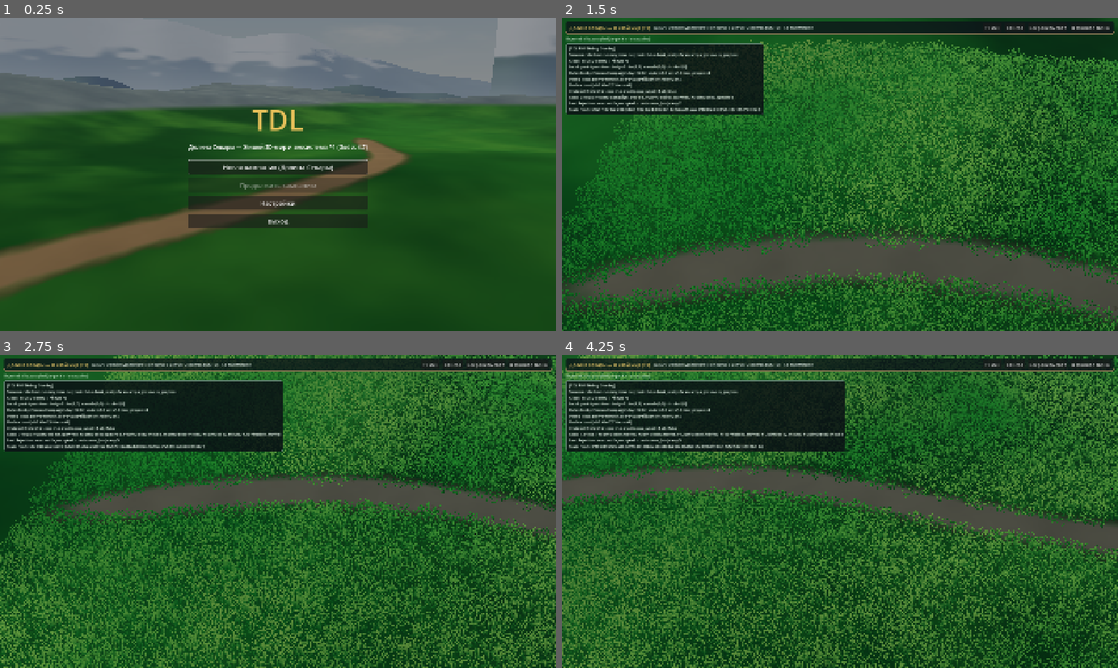
Above: before the commit, frames 1-4 (two rows, left to right).
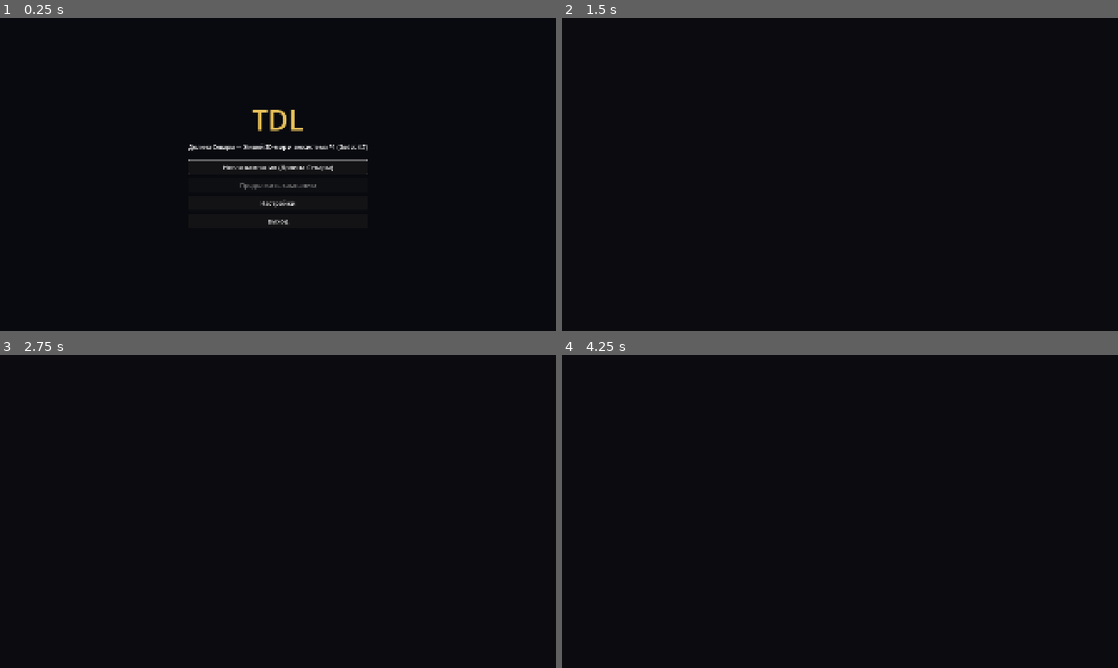
Above: after the commit, the same moments.

Repository: PandaGarry/TDL
Game: Godot game, scene res://scenes/main/main.tscn
Same seed, same stepped clock (60 frames per second), same inputs: the game is played once before the commit and once after it.
Inputs (mouse positions are in pixels of both pictures, inside the frame that each line leads up to):
- Up to frame 1 (0.25 s): no input
- Up to frame 2 (1.5 s): click "Новая кампания (Долина Севары)" at 0.5 s; tap Enter at 1.25 s; move the mouse to (962, 158) at 1.27 s; hold D (move_right) from 1.28 s (still down); tap F (assist_or_talk) at 1.35 s; click (962, 158) at 1.42 s
- Up to frame 3 (2.75 s): move the mouse to (166, 527) at 2.02 s; release D (move_right) at 2.03 s; hold S (move_down) from 2.03 s (still down); tap B (build_or_repair) at 2.1 s
- Up to frame 4 (4.25 s): move the mouse to (895, 442) at 2.77 s; release S (move_down) at 2.78 s; hold D (move_right) 2.78-3.53 s; tap G (carry_toggle) at 2.85 s; move the mouse to (812, 574) at 3.52 s; hold Tab (group_command) from 3.53 s (still down); tap X (collect_sample) at 3.6 s; click (812, 574) at 3.67 s

The runs differ from the first frame. In frame 1, 99% of the frame differs, in the area x 0-100%, y 0-100%; in frame 2, 92%; in frame 3, 90%; in frame 4, 90%.
Error after the commit: Parse Error: Function "_rebuild_ecology_and_flora()" not found in base self. (res://scripts/presentation/world3d/sevara_world_3d.gd:123)

Commit message:
fix(art3d): fix mountain ring seam, align path turf border & build meadow in main menu
Co-authored-by: arena-agent <297053741+arena-agent@users.noreply.github.com>

Diff:
--- a/assets/shaders/sevara_mountains_3d.gdshader
+++ b/assets/shaders/sevara_mountains_3d.gdshader
@@ -48,10 +48,10 @@
 }
 
 float ridge_profile(float a) {
-	float u = a / 6.2831853;
-	float n = noise1d(u * 7.0 + seed * 13.0) * 0.58;
-	n += noise1d(u * 19.0 + seed * 31.0) * 0.28;
-	n += noise1d(u * 43.0 + seed * 57.0) * 0.14;
+	vec2 dir = vec2(cos(a), sin(a));
+	float n = noise2d(dir * 2.2 + vec2(seed * 13.0, seed * 7.0)) * 0.58;
+	n += noise2d(dir * 5.4 + vec2(seed * 31.0, seed * 19.0)) * 0.28;
+	n += noise2d(dir * 11.5 + vec2(seed * 57.0, seed * 41.0)) * 0.14;
 	n = smoothstep(0.22, 0.84, n);
 	return 0.22 + pow(n, 1.45) * 0.78;
 }
@@ -59,10 +59,11 @@
 void vertex() {
 	float a = VERTEX.x;
 	float t = VERTEX.y;
+	vec2 dir = vec2(cos(a), sin(a));
 	float r = ridge_profile(a);
 	float r_next = ridge_profile(a + 0.025);
 	float dr_da = (r_next - r) / 0.025;
-	float jag = noise1d(a * 11.0 + t * 4.5 + seed * 19.0) - 0.5;
+	float jag = noise2d(dir * 3.8 + vec2(t * 4.5 + seed * 19.0, seed * 11.0)) - 0.5;
 	float h = t * height * r;
 	float rad = radius + (t - 0.25) * height * 1.35 * (0.72 + jag * 0.65);
 	VERTEX = vec3(cos(a) * rad, h - 12.0 + jag * t * height * 0.08, sin(a) * rad);
--- a/assets/shaders/sevara_terrain_3d.gdshader
+++ b/assets/shaders/sevara_terrain_3d.gdshader
@@ -68,15 +68,15 @@
 	vec3 col = meadow_ground_palette(xz);
 	col *= (1.0 + soft_grain * 0.035);
 
-	// 2. Gentle warm earthen footpath (calm, soft clay-ochre with subtle darker border)
+	// 2. Gentle warm earthen footpath (restricted to the inner core so grass borders sit on green turf)
 	float w_path = clamp(v_path_and_wet.x, 0.0, 1.0);
 	if (w_path > 0.01) {
-		float edge_noise = (fbm(xz * 0.45) - 0.5) * 0.18;
-		float path_mask = smoothstep(0.18, 0.62, w_path + edge_noise);
-		float border_band = smoothstep(0.12, 0.32, w_path + edge_noise) * (1.0 - smoothstep(0.32, 0.58, w_path + edge_noise));
-		vec3 path_center = vec3(0.45, 0.36, 0.26) * (1.0 + soft_grain * 0.04);
-		vec3 path_border = vec3(0.32, 0.26, 0.18);
-		col = mix(col, path_border, border_band * 0.55);
+		float edge_noise = (fbm(xz * 0.55) - 0.5) * 0.12;
+		float path_mask = smoothstep(0.46, 0.84, w_path + edge_noise);
+		float border_band = smoothstep(0.32, 0.52, w_path + edge_noise) * (1.0 - smoothstep(0.52, 0.78, w_path + edge_noise));
+		vec3 path_center = vec3(0.44, 0.35, 0.25) * (1.0 + soft_grain * 0.035);
+		vec3 path_border = vec3(0.24, 0.30, 0.16);
+		col = mix(col, path_border, border_band * 0.65);
 		col = mix(col, path_center, path_mask);
 	}
 
--- a/scripts/presentation/world3d/sevara_props_factory_3d.gd
+++ b/scripts/presentation/world3d/sevara_props_factory_3d.gd
@@ -440,11 +440,11 @@
 	var rng := RandomNumberGenerator.new()
 	rng.seed = 4072026
 
-	var step := clampf(0.62 / sqrt(dens), 0.48, 0.85)
-	var x_min := -26.0
-	var x_max := 26.0
-	var z_min := -20.0
-	var z_max := 16.0
+	var step := clampf(0.68 / sqrt(dens), 0.52, 0.90)
+	var x_min := -36.0
+	var x_max := 36.0
+	var z_min := -32.0
+	var z_max := 20.0
 	var gx_count := int(round((x_max - x_min) / step))
 	var gz_count := int(round((z_max - z_min) / step))
 
@@ -453,16 +453,16 @@
 			var wx := x_min + (float(gx) + rng.randf_range(0.18, 0.82)) * step
 			var wz := z_min + (float(gz) + rng.randf_range(0.18, 0.82)) * step
 			var wy := SevaraTerrainGen3D.get_height_at(wx, wz)
-			if wy < SevaraTerrainGen3D.WATER_SURFACE_Y + 0.14 or wy > 4.2:
+			if wy < SevaraTerrainGen3D.WATER_SURFACE_Y + 0.14 or wy > 4.8:
 				continue
 			var path_w := SevaraTerrainGen3D.get_path_weight_at(wx, wz)
-			if path_w > 0.64:
+			if path_w > 0.46:
 				continue
 			var gn := SevaraTerrainGen3D.get_ground_normal(wx, wz)
 			if gn.y < 0.78:
 				continue
-			var edge_taper := 1.0 - smoothstep(0.10, 0.64, path_w) * 0.76
-			var height_mult := clampf(edge_taper * rng.randf_range(0.86, 1.14), 0.22, 1.20)
+			var edge_taper := 1.0 - smoothstep(0.12, 0.46, path_w) * 0.72
+			var height_mult := clampf(edge_taper * rng.randf_range(0.86, 1.14), 0.25, 1.20)
 			var patch_scale := clampf(
 				(0.55 + 0.45 * edge_taper) * rng.randf_range(0.92, 1.12), 0.45, 1.15
 			)
--- a/scripts/presentation/world3d/sevara_world_3d.gd
+++ b/scripts/presentation/world3d/sevara_world_3d.gd
@@ -120,6 +120,7 @@
 	_build_terrain_and_water()
 	_build_containers()
 	_populate_static_settlement()
+	_rebuild_ecology_and_flora(1.0)
 	_apply_camera_transform(true)
 
 
